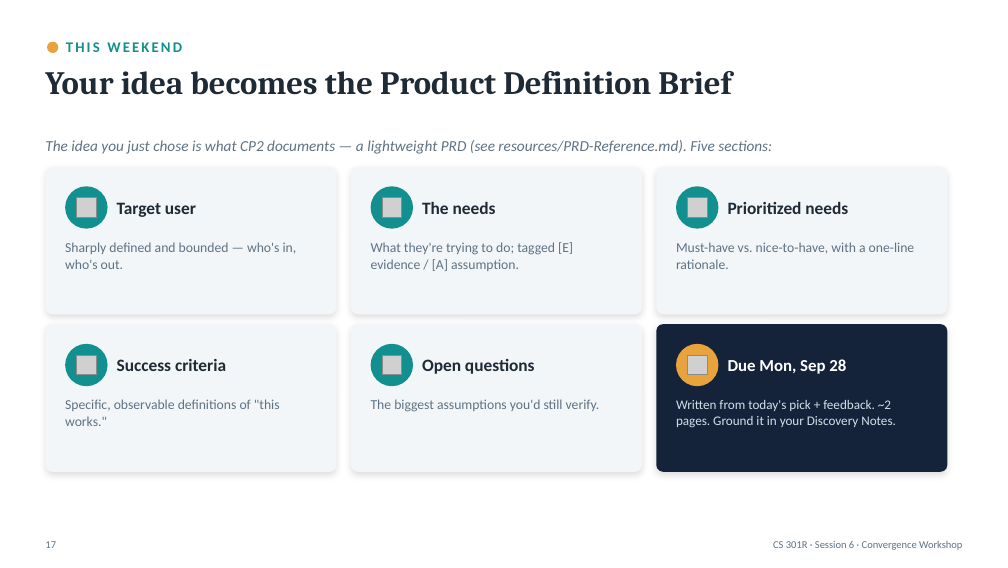
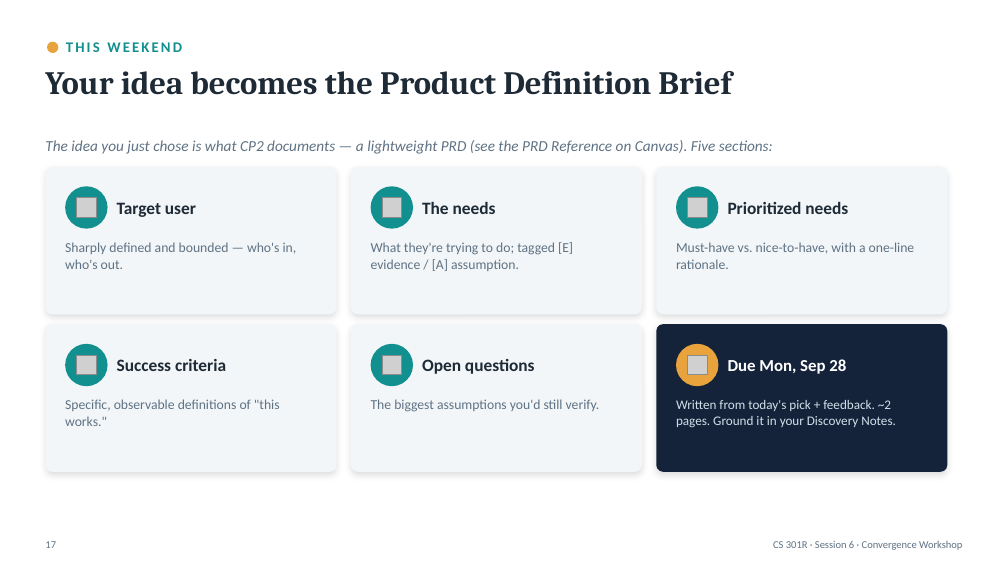
Before and after one commit to BYU-CS-Course-Ops/CS380, a slide deck: slide 17 of canvas_material/lectures/powerpoint/Session06-Convergence.pptx. Drawn at 1008x568 pixels with LibreOffice and Linux fonts; fonts in the diff are those of the drawing; grey boxes stand for pictures. Boxes give left, top, right and bottom in pixels: in the first picture for what was removed or moved away, otherwise in the second. Text is boxed around its words. In the diff, an @@ line names an element or a change of style, - is before the commit and + after.

```diff
--- a/canvas_material/lectures/powerpoint/Session06-Convergence.pptx
+++ b/canvas_material/lectures/powerpoint/Session06-Convergence.pptx
@@ text at box(45, 140, 773, 154): text changed @@
-The idea you just chose is what CP2 documents — a lightweight PRD (see resources/PRD-Reference.md). Five sections:
+The idea you just chose is what CP2 documents — a lightweight PRD (see the PRD Reference on Canvas). Five sections:
```
Also in this commit, not shown: 8 other files.
